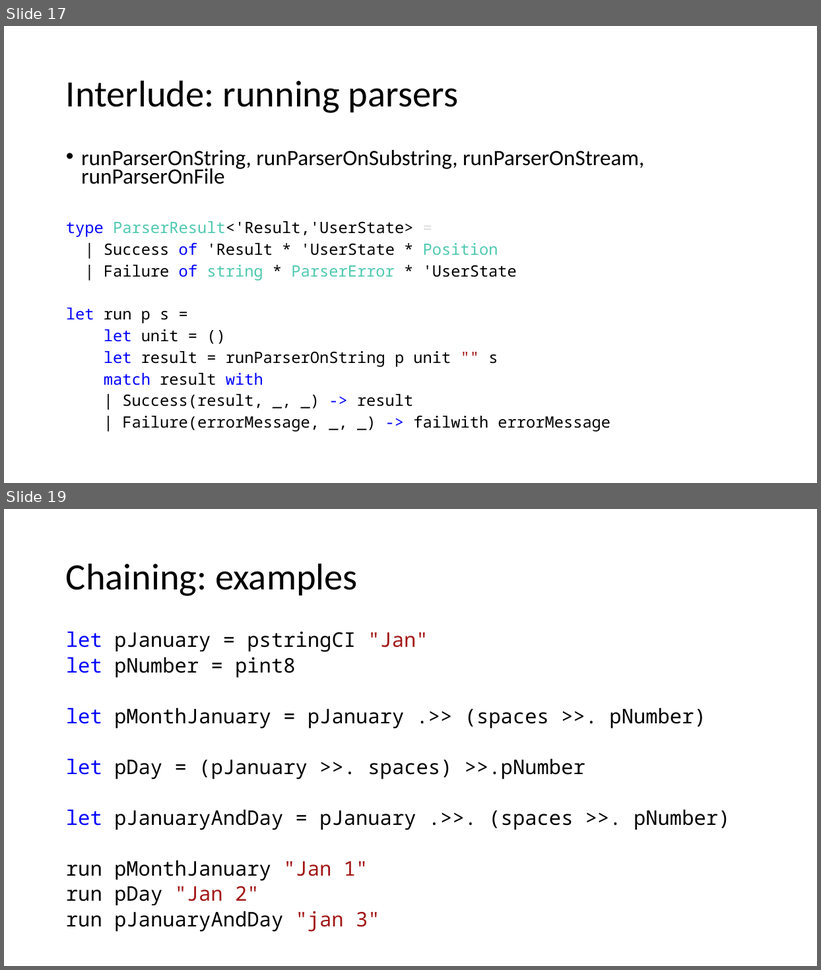
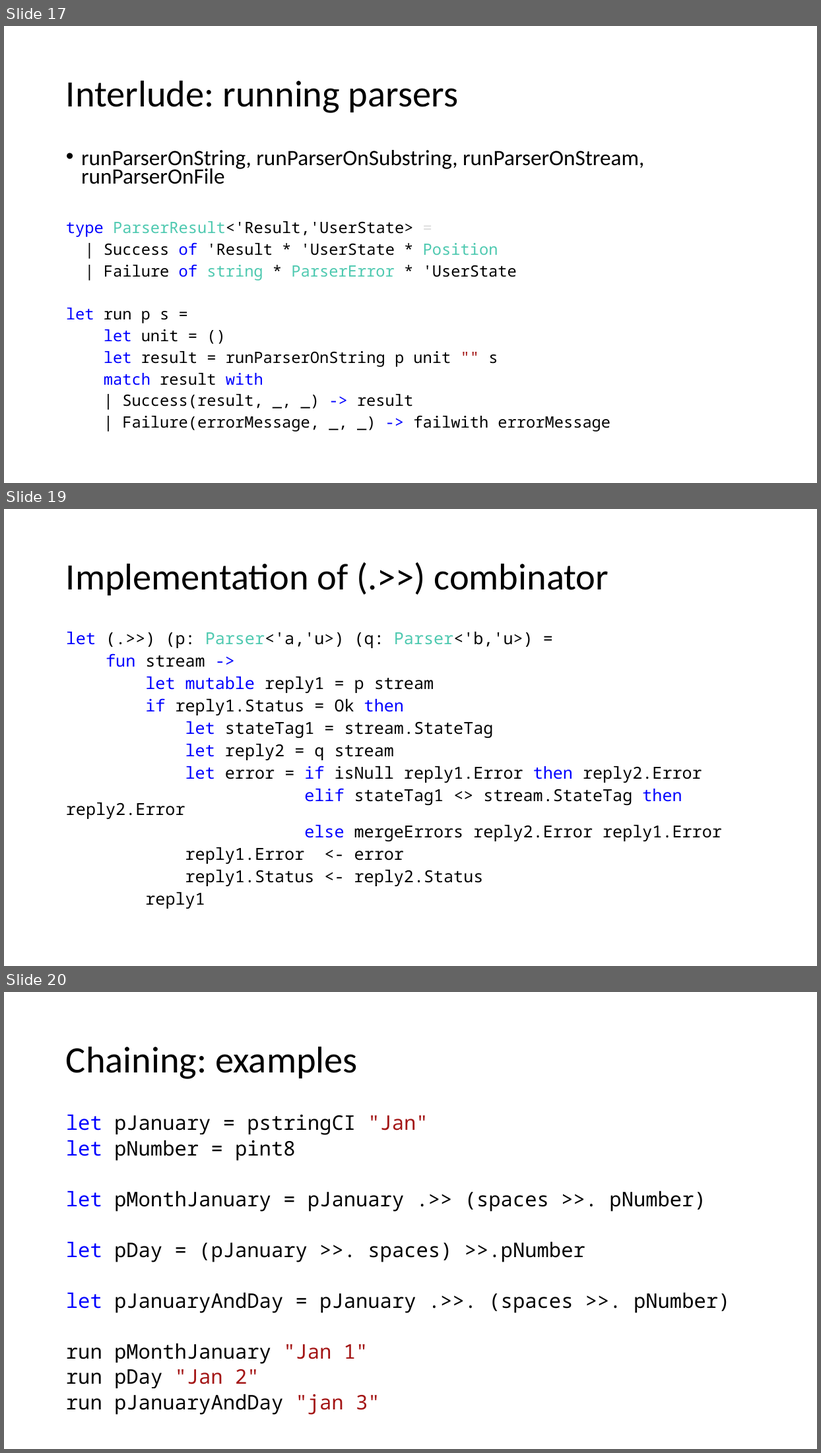
Before and after one commit to atiboros/PracticalFParsec, a slide deck: Slides/Practical FParsec V2.pptx. Shown one above the other, each under a label of ours: slides 17 and 19 before the commit, slides 17, 19 and 20 after it; the slides between them are not shown. The pictures are 821x970 and 821x1453 pixels, drawn with LibreOffice and Linux fonts; fonts in the diff are those of the drawing. Boxes give left, top, right and bottom in pixels: in the first picture for what was removed or moved away, otherwise in the second. Text is boxed around its words. In the diff, an @@ line names an element or a change of style, - is before the commit and + after.

```diff
--- a/Slides/Practical FParsec V2.pptx
+++ b/Slides/Practical FParsec V2.pptx
@@ slide 19 added at (4,509,817,966), background #FFFFFF @@
@@ title added at (66,563,609,595), 44 pt, text #000000 @@
+Implementation of (.>>) combinator
@@ text added at (66,632,722,909), 19.6 pt, text #000000 @@
+let (.>>) (p: Parser<'a,'u>) (q: Parser<'b,'u>) =
+fun stream ->
+let mutable reply1 = p stream
+if reply1.Status = Ok then
+let stateTag1 = stream.StateTag
+let reply2 = q stream
+let error = if isNull reply1.Error then reply2.Error
+elif stateTag1 <> stream.StateTag then reply2.Error
+else mergeErrors reply2.Error reply1.Error
+reply1.Error <- error
+reply1.Status <- reply2.Status
+reply1
@@ what was slide 19 is now slide 20 @@
```
Also in this commit, not shown: 1 slide changed.
